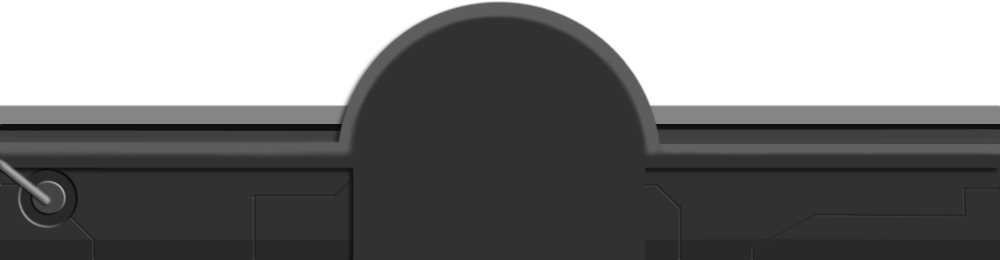
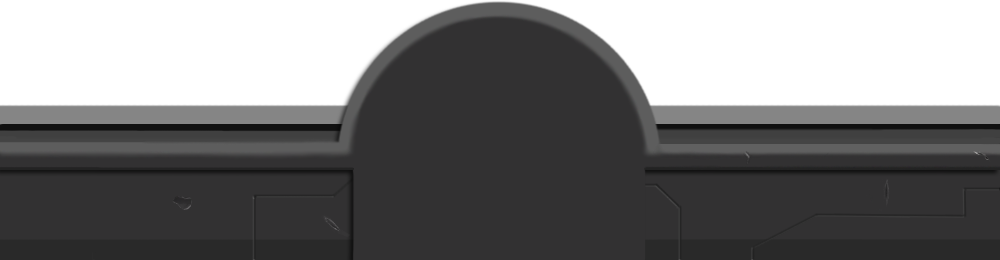
Before/after of a 1000 × 260 layered artwork. What changed in the layer stack:
removed layer "Layer 6" over [0, 158, 51, 206]
removed layer "Layer 5 copy" over [29, 180, 67, 216]
removed layer "Layer 5" over [16, 167, 80, 229]
added layer "chips" above "Layer 7" over [172, 151, 991, 237]
painted on "Layer 7" over [0, 165, 1000, 171]
painted on "Layer 8" over [0, 182, 96, 260]
